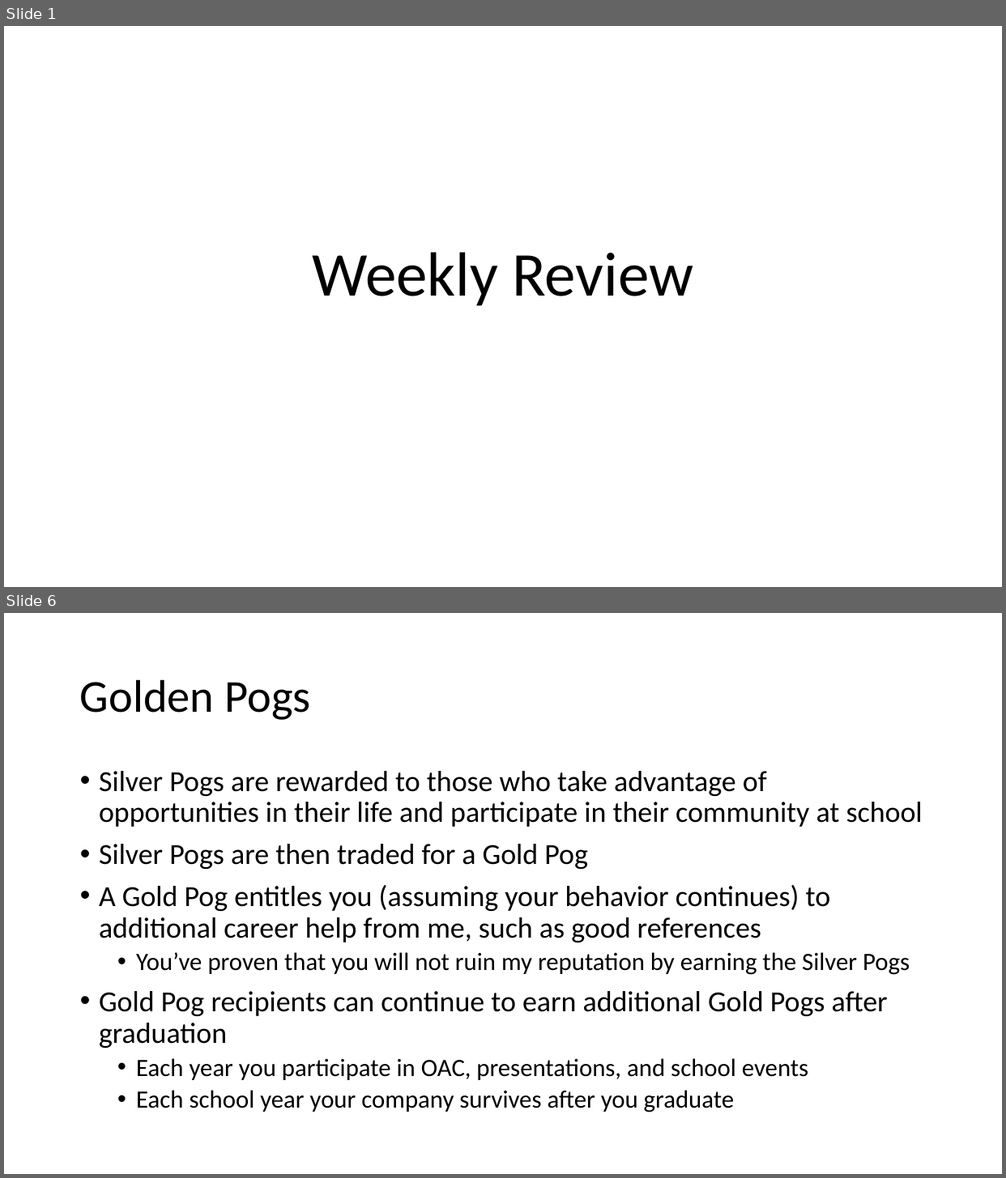
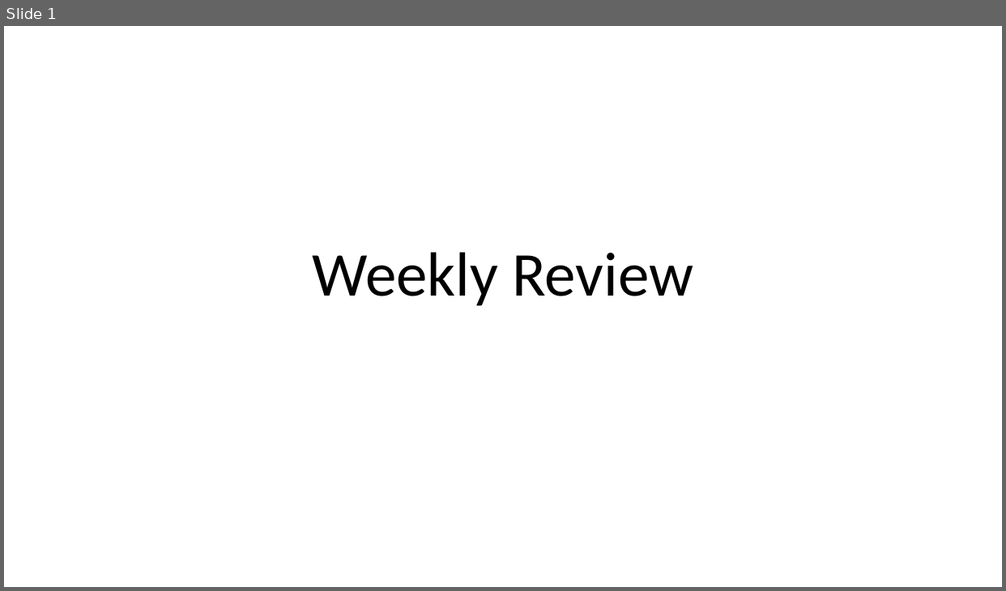
Before and after one commit to parke2023059/docpacs2223, a slide deck: docpac_32270423/Weekly Review.pptx. Shown one above the other, each under a label of ours: slides 1 and 6 before the commit, slide 1 after it; the slides between them are not shown. The pictures are 1006x1178 and 1006x591 pixels, drawn with LibreOffice and Linux fonts; fonts in the diff are those of the drawing. Boxes give left, top, right and bottom in pixels: in the first picture for what was removed or moved away, otherwise in the second. Text is boxed around its words. In the diff, an @@ line names an element or a change of style, - is before the commit and + after.

```diff
--- a/docpac_32270423/Weekly Review.pptx
+++ b/docpac_32270423/Weekly Review.pptx
@@ slide 6 removed at (4,613,1002,1174), background #FFFFFF @@
@@ title removed at (80,679,310,720) @@
-Golden Pogs
@@ text removed at (99,771,923,1113) @@
-• Silver Pogs are rewarded to those who take advantage of opportunities in their life and participate in their community at school
-• Silver Pogs are then traded for a Gold Pog
-• A Gold Pog entitles you (assuming your behavior continues) to additional career help from me, such as good references
-  • You’ve proven that you will not ruin my reputation by earning the Silver Pogs
-• Gold Pog recipients can continue to earn additional Gold Pogs after graduation
-  • Each year you participate in OAC, presentations, and school events
-  • Each school year your company survives after you graduate
```
Also in this commit, not shown: 2 slides changed, 2 slides added, 2 other slides removed, 4 other files.
